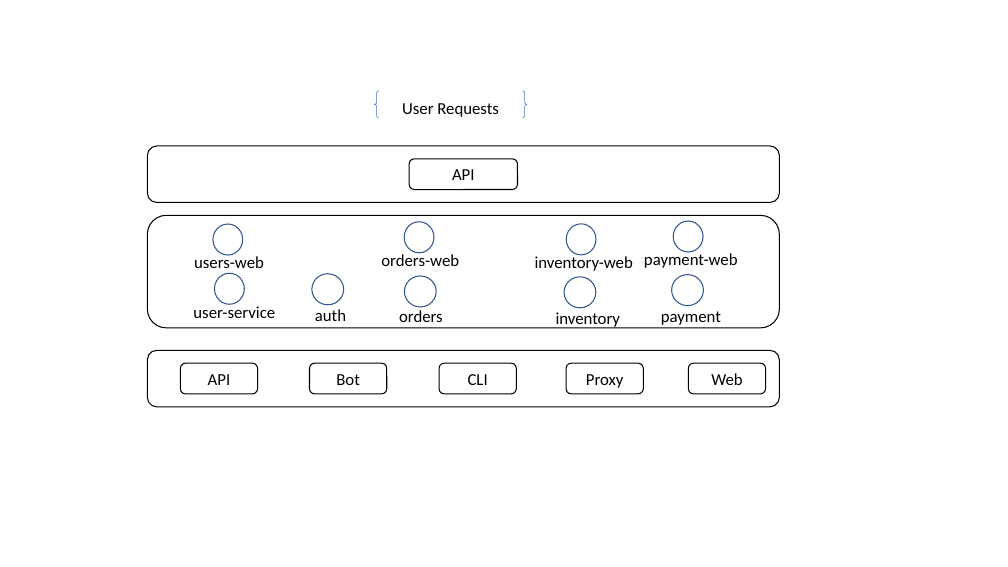
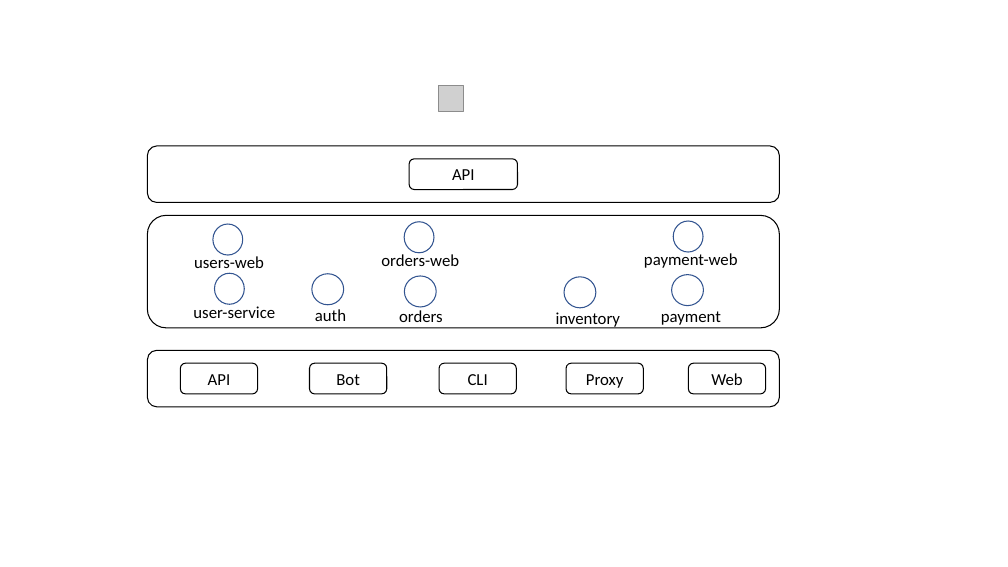
Before and after one commit to printfcoder/stack-rpc-tutorials, a slide deck: slide 1 of microservice-in-micro/docs/design.pptx. Drawn at 1008x567 pixels with LibreOffice and Linux fonts; fonts in the diff are those of the drawing; grey boxes stand for pictures. Boxes give left, top, right and bottom in pixels: in the first picture for what was removed or moved away, otherwise in the second. Text is boxed around its words. In the diff, an @@ line names an element or a change of style, - is before the commit and + after.

```diff
--- a/microservice-in-micro/docs/design.pptx
+++ b/microservice-in-micro/docs/design.pptx
@@ picture added at (439, 86, 464, 111) @@
@@ brace pair removed at (374, 91, 527, 117) @@
@@ text removed at (402, 103, 499, 117) @@
-User Requests
@@ ellipse removed at (566, 224, 596, 255) @@
@@ text removed at (535, 255, 633, 271) @@
-inventory-web
```
Also in this commit, not shown: 3 other slides changed, 2 slides added, 8 other files.
